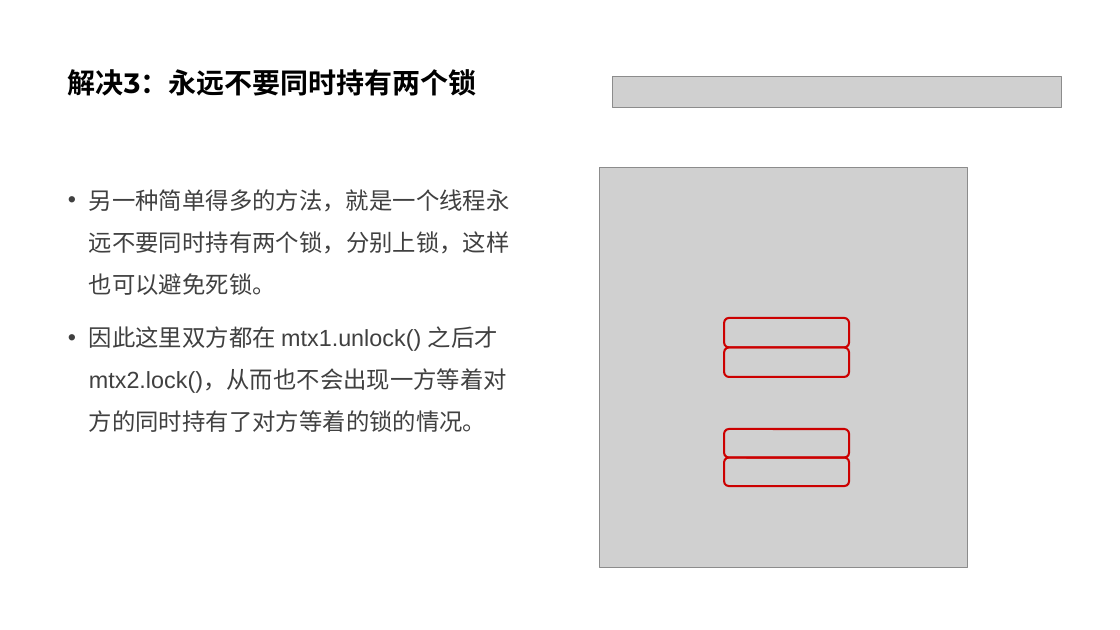
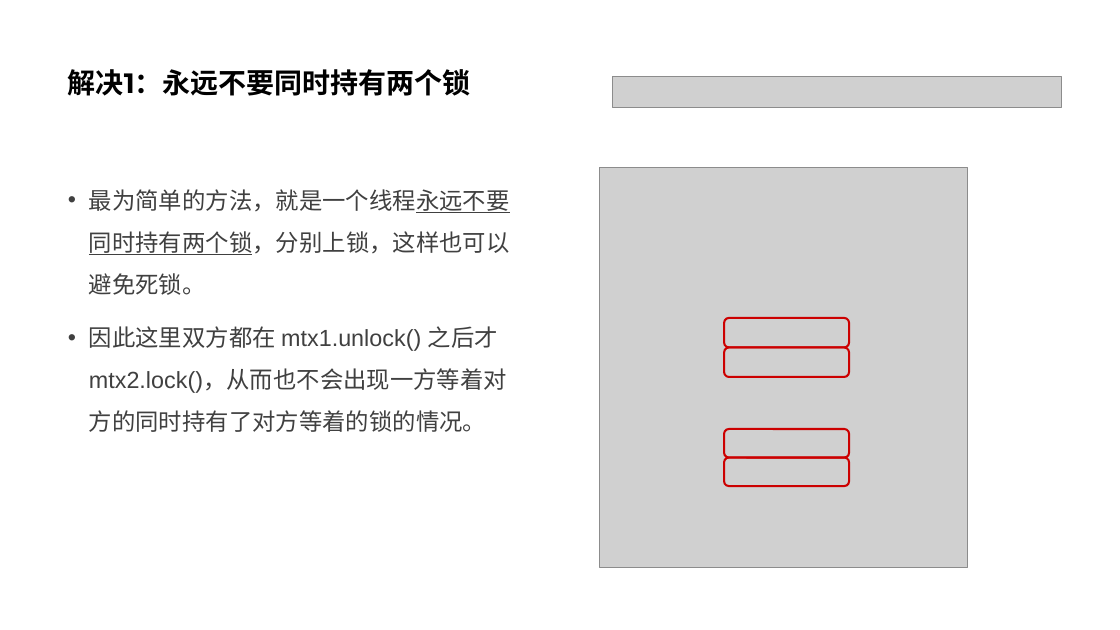
Before and after one commit to parallel101/course, a slide deck: slide 36 of 05/slides.pptx (slide 43 before the commit). Drawn at 1120x630 pixels with LibreOffice and Linux fonts; fonts in the diff are those of the drawing; grey boxes stand for pictures. Boxes give left, top, right and bottom in pixels: in the first picture for what was removed or moved away, otherwise in the second. Text is boxed around its words. In the diff, an @@ line names an element or a change of style, - is before the commit and + after.

```diff
--- a/05/slides.pptx
+++ b/05/slides.pptx
@@ title at [68, 69, 471, 96]: text changed @@
-解决3：永远不要同时持有两个锁
+解决1：永远不要同时持有两个锁
@@ text at [89, 189, 510, 295]: text changed @@
-• 另一种简单得多的方法，就是一个线程永远不要同时持有两个锁，分别上锁，这样也可以避免死锁。
+• 最为简单的方法，就是一个线程永远不要同时持有两个锁，分别上锁，这样也可以避免死锁。
```
Also in this commit, not shown: 4 other slides changed, 6 slides added, 8 slides removed, 27 other files.
